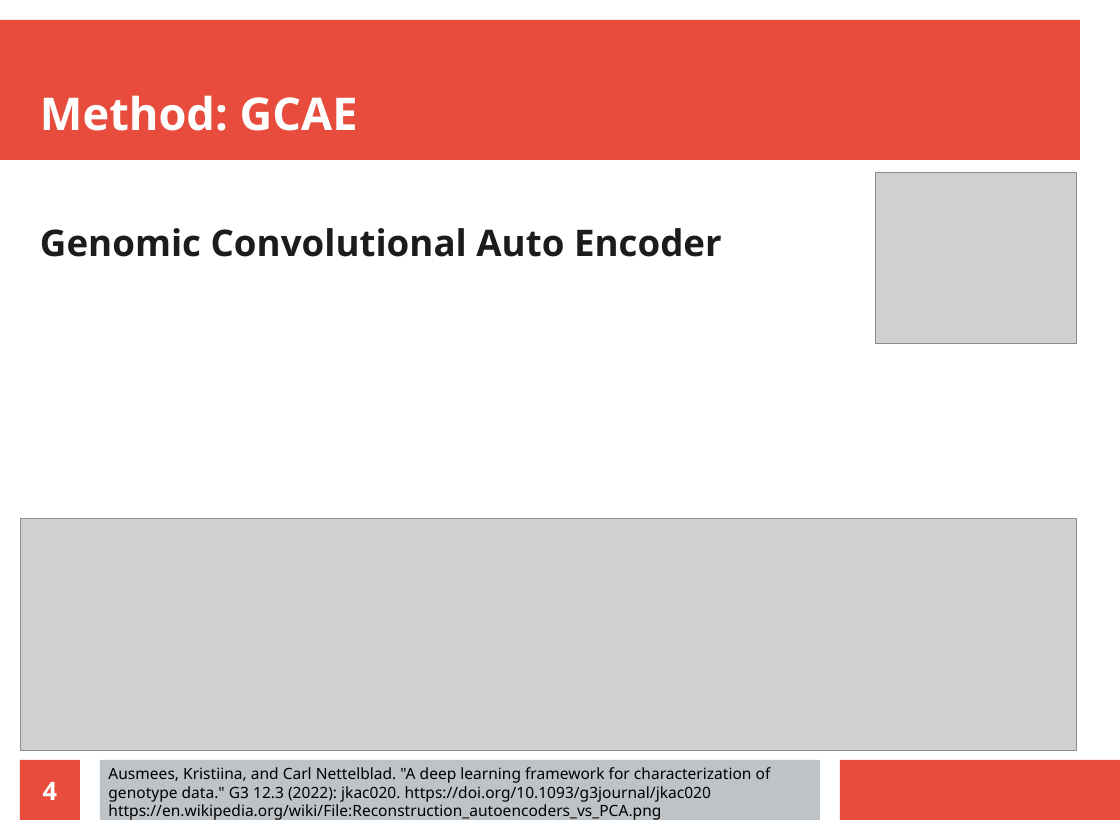
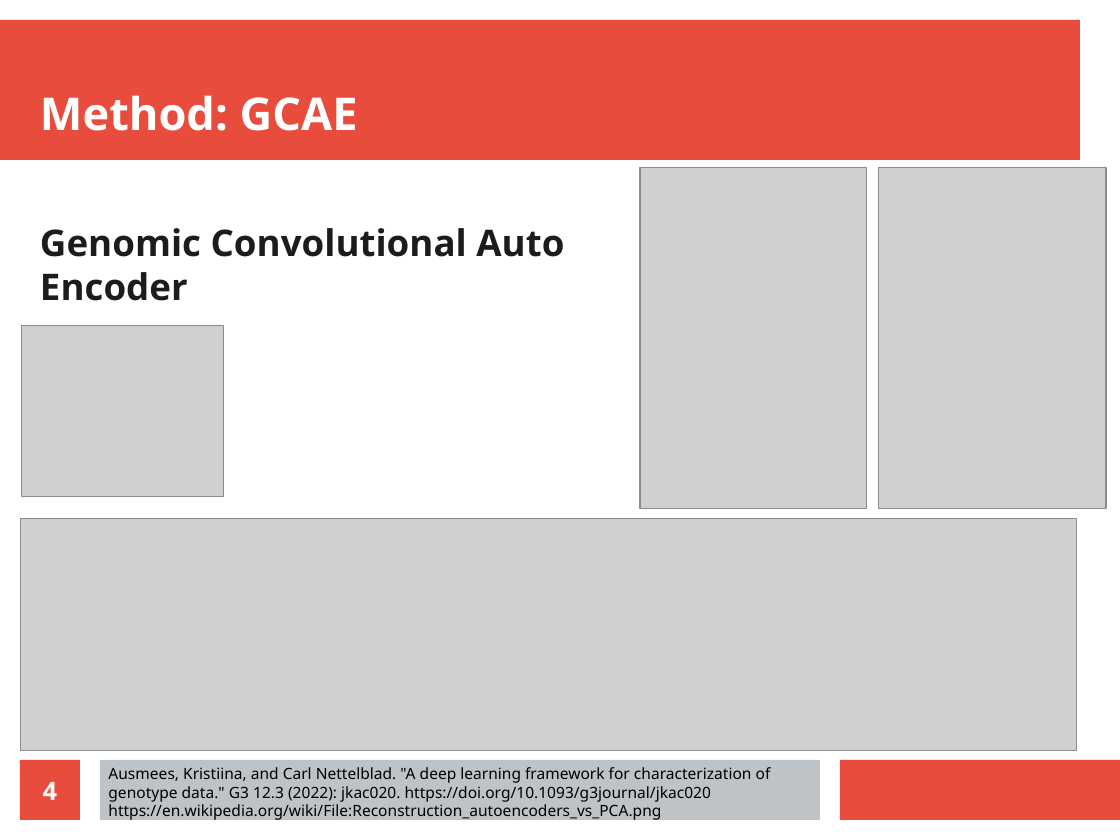
Before and after one commit to richelbilderbeek/science_presentation_20220305, a slide deck: slide 4 of science_presentation_20220305.odp. Drawn at 1120x840 pixels with LibreOffice and Linux fonts; fonts in the diff are those of the drawing; grey boxes stand for pictures. Boxes give left, top, right and bottom in pixels: in the first picture for what was removed or moved away, otherwise in the second. Text is boxed around its words. In the diff, an @@ line names an element or a change of style, - is before the commit and + after.

```diff
--- a/science_presentation_20220305.odp
+++ b/science_presentation_20220305.odp
@@ picture added at (640, 168, 867, 509) @@
@@ picture: place and size @@
-picture at (876, 173, 1077, 345)
+picture at (879, 168, 1107, 509)
@@ text "Genomic Convolutional Auto Encoder" rewrapped from (40, 228, 722, 257) to (40, 228, 564, 301) @@
@@ picture added at (22, 325, 224, 497) @@
```
Also in this commit, not shown: 9 other slides changed, 13 slides added, 2 slides removed, 6 other files.
